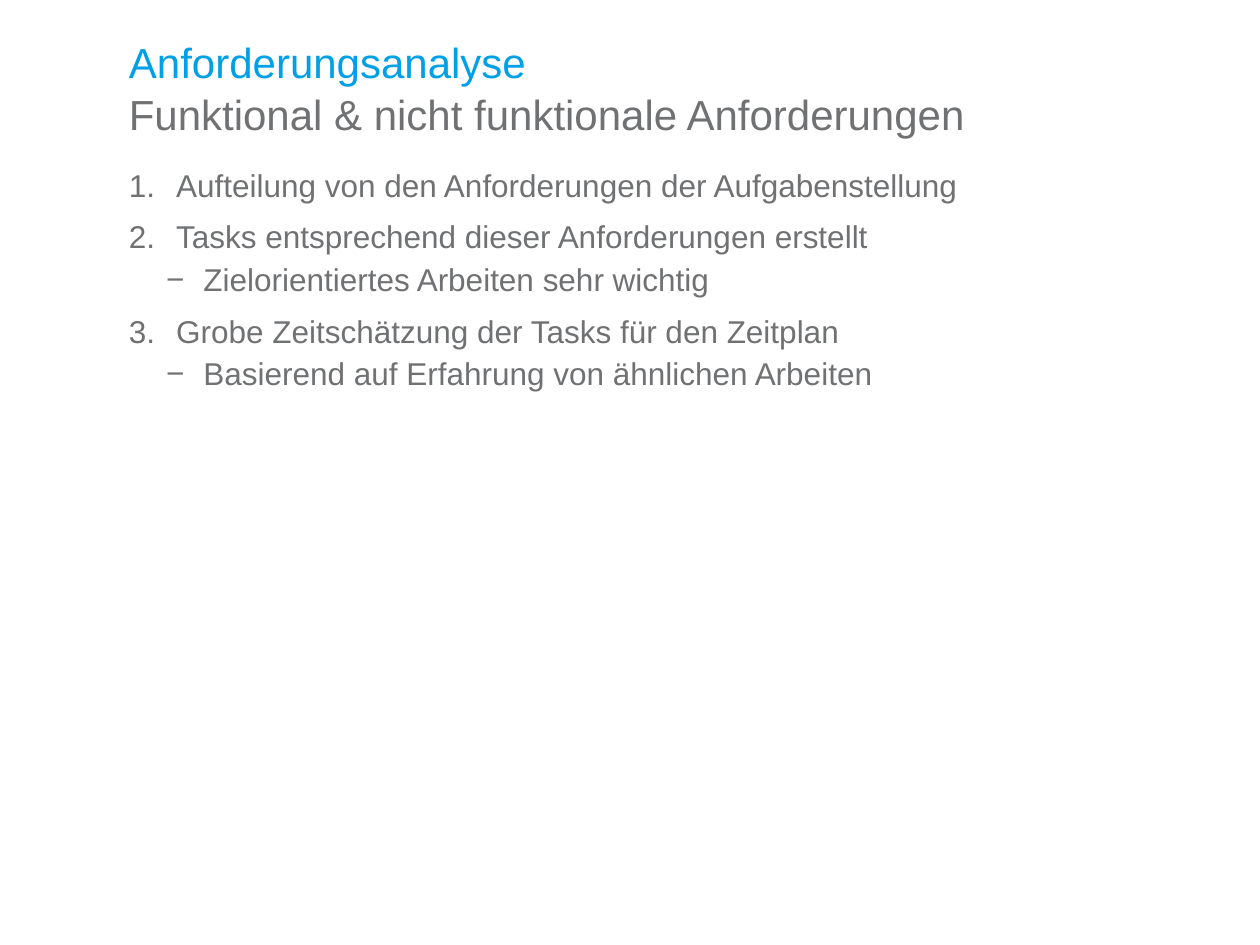
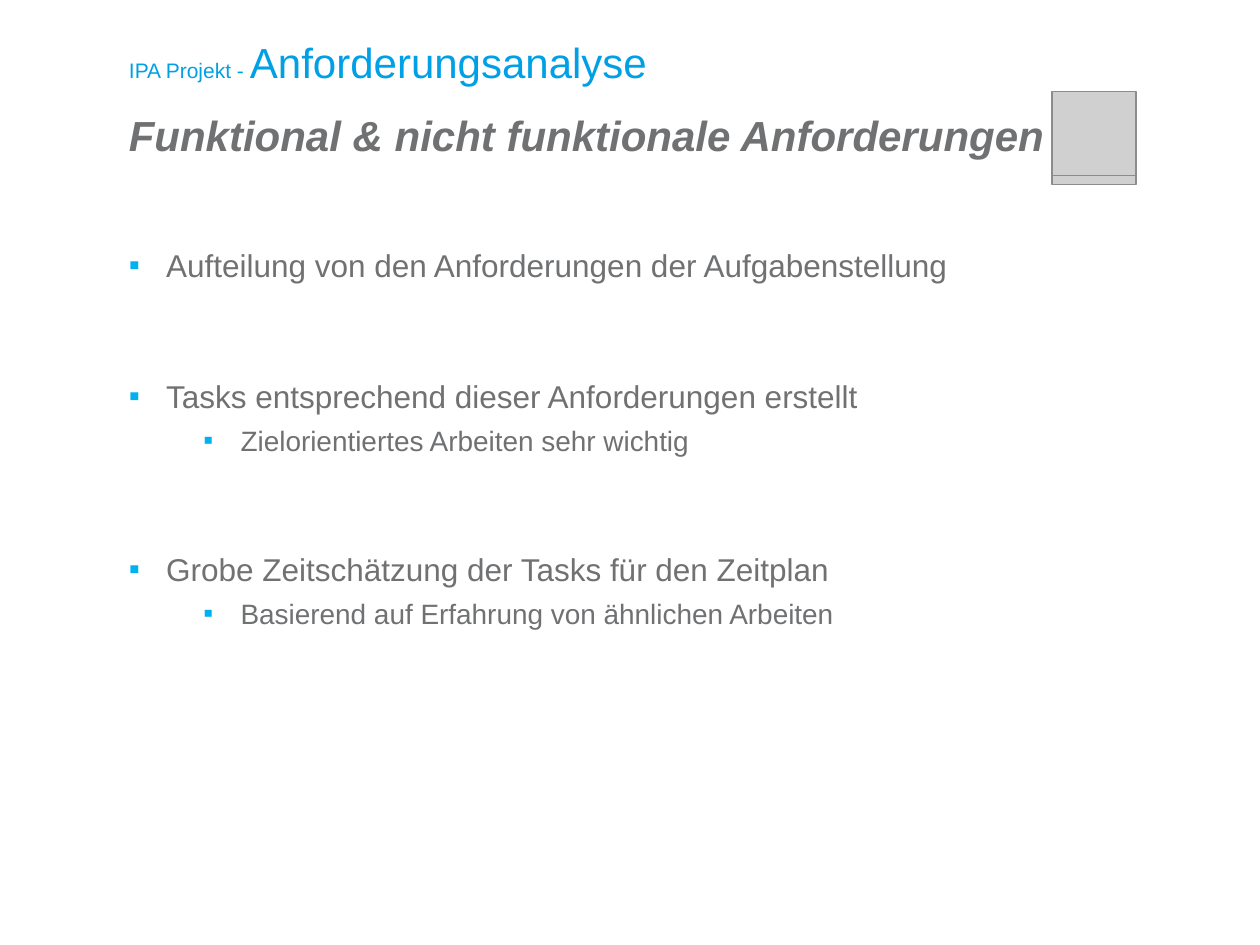
Before and after one commit to kre-cmi/IPA-KRE, a slide deck: slide 13 of doc/Zentralisierte Parameterverwaltung Präsentation.pptx. Drawn at 1260x945 pixels with LibreOffice and Linux fonts; fonts in the diff are those of the drawing; grey boxes stand for pictures; background and template pictures are left out. Boxes give left, top, right and bottom in pixels: in the first picture for what was removed or moved away, otherwise in the second. Text is boxed around its words. In the diff, an @@ line names an element or a change of style, - is before the commit and + after.

```diff
--- a/doc/Zentralisierte Parameterverwaltung Präsentation.pptx
+++ b/doc/Zentralisierte Parameterverwaltung Präsentation.pptx
@@ title at [129,47,647,86]: text changed @@
-Anforderungsanalyse
+IPA Projekt - Anforderungsanalyse
@@ text "Funktional & nicht funktionale Anforderungen": place and size @@
-text "Funktional & nicht funktionale Anforderungen" at [129,99,965,139]
+text "Funktional & nicht funktionale Anforderungen" at [129,120,1044,160]
@@ text "Funktional & nicht funktionale Anforderungen" at [129,120,1044,160]: bold on, italic on @@
@@ picture added at [1052,101,1137,185] @@
@@ picture added at [1052,92,1137,176] @@
@@ text "Aufteilung von den Anforderungen der ..." at [166,254,947,629]: size 18 to 16 pt in "Zielorientiertes Arbeiten sehr wichtig", "Basierend auf Erfahrung von ähnlichen Arbeiten"; bullet 1. to ▪; line spacing 0.9 to 3; bullet − to ▪; list level 2 to 3 in "Zielorientiertes Arbeiten sehr wichtig"; line spacing 0.9 to 1; list level 2 to 3 in "Basierend auf Erfahrung von ähnlichen ..." @@
```
Also in this commit, not shown: 14 other slides changed, 10 slides added, 3 slides removed.
